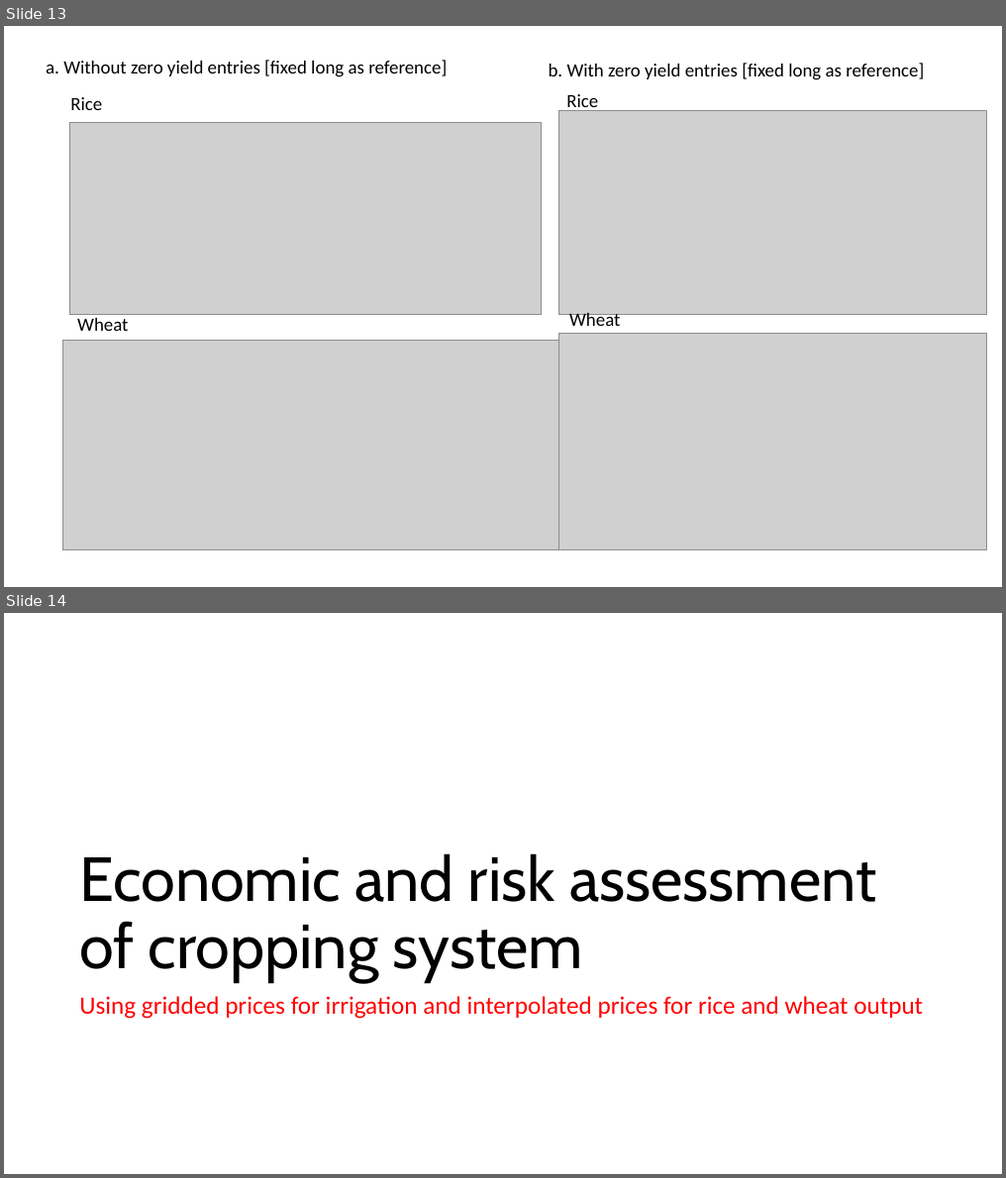
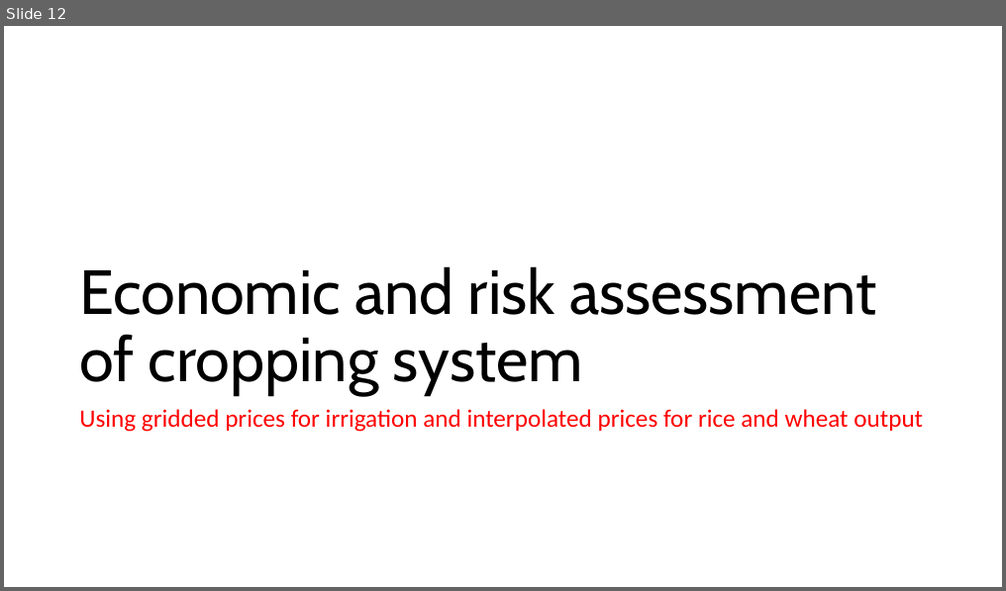
Before and after one commit to AntonUrfels/econ-sims-bihar, a slide deck: Planting date strategies under risk considerations_IGP_v2.pptx. Shown one above the other, each under a label of ours: slides 13 and 14 before the commit, slide 12 after it. The pictures are 1006x1178 and 1006x591 pixels, drawn with LibreOffice and Linux fonts; fonts in the diff are those of the drawing; grey boxes stand for pictures. Boxes give left, top, right and bottom in pixels: in the first picture for what was removed or moved away, otherwise in the second. Text is boxed around its words. In the diff, an @@ line names an element or a change of style, - is before the commit and + after.

```diff
--- a/Planting date strategies under risk considerations_IGP_v2.pptx
+++ b/Planting date strategies under risk considerations_IGP_v2.pptx
@@ slide 13 removed at (x1=4, y1=26, x2=1002, y2=587), background #FFFFFF @@
@@ group removed at (x1=46, y1=60, x2=987, y2=551): 6 texts, 4 pictures @@
-a. Without zero yield entries [fixed long as reference]
-Rice
-Wheat
-b. With zero yield entries [fixed long as reference]
-Rice
-Wheat
@@ what was slide 14 is now slide 12 @@
```
Also in this commit, not shown: 3 slides changed, 1 slide added, 1 other slide removed, 4 other files.
